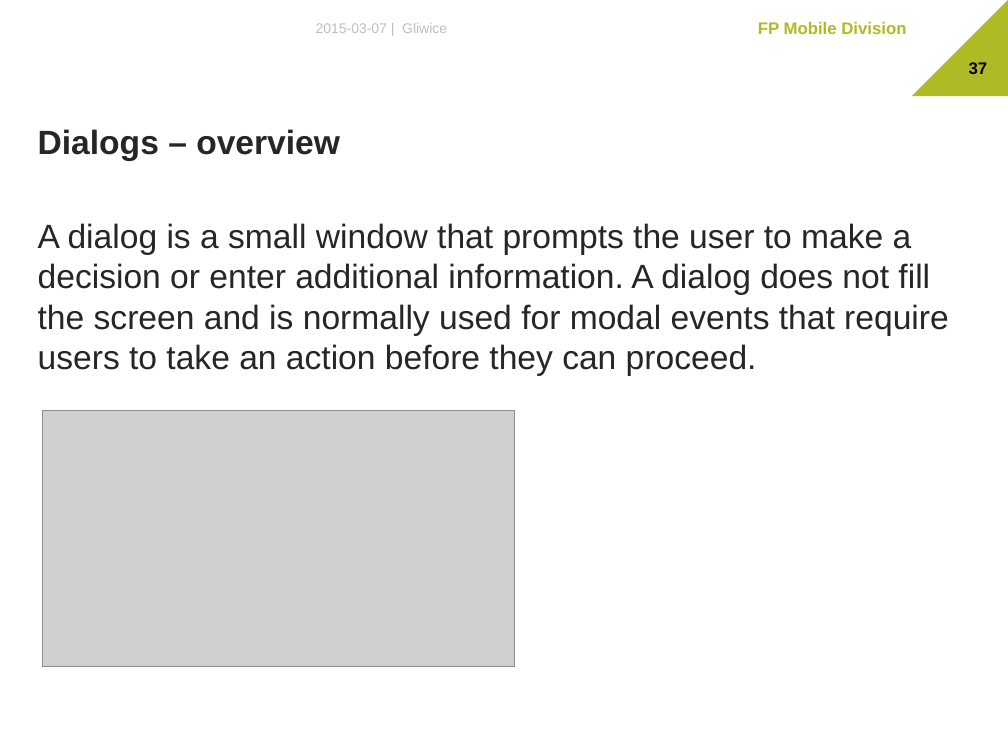
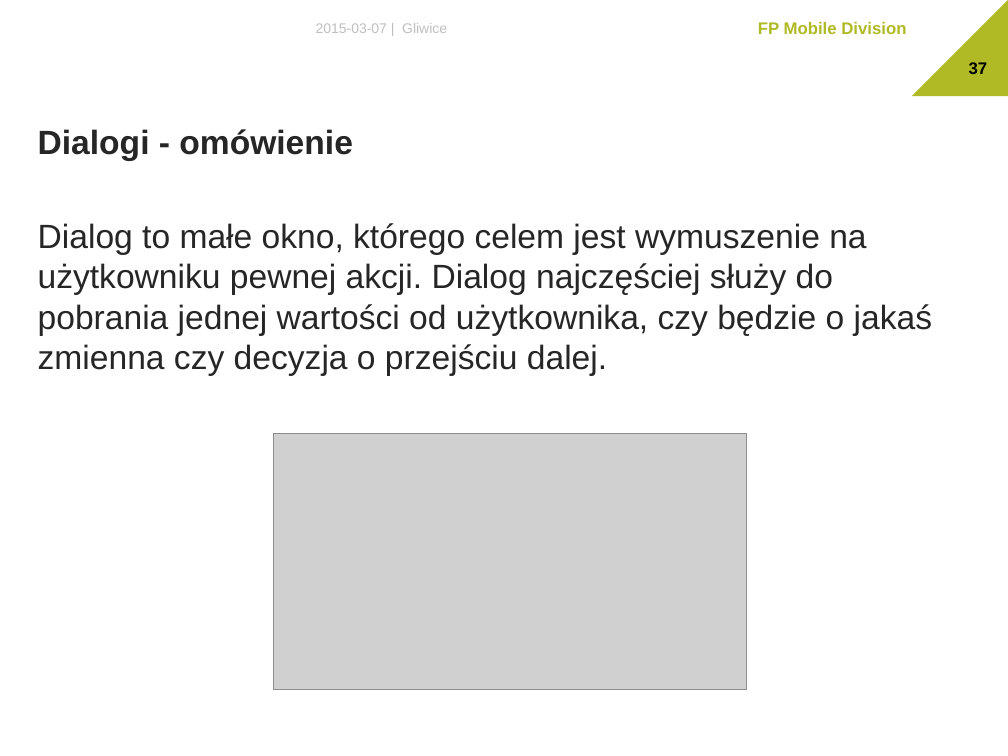
Before and after one commit to The-Lizard-Project/android-basics, a slide deck: slide 37 of Dokumenty/Presentation.pptx. Drawn at 1008x756 pixels with LibreOffice and Linux fonts; fonts in the diff are those of the drawing; grey boxes stand for pictures; background and template pictures are left out. Boxes give left, top, right and bottom in pixels: in the first picture for what was removed or moved away, otherwise in the second. Text is boxed around its words. In the diff, an @@ line names an element or a change of style, - is before the commit and + after.

```diff
--- a/Dokumenty/Presentation.pptx
+++ b/Dokumenty/Presentation.pptx
@@ text at (38,129,932,376): text changed @@
-Dialogs – overview
-A dialog is a small window that prompts the user to make a decision or enter additional information. A dialog does not fill the screen and is normally used for modal events that require users to take an action before they can proceed.
+Dialogi - omówienie
+Dialog to małe okno, którego celem jest wymuszenie na użytkowniku pewnej akcji. Dialog najczęściej służy do pobrania jednej wartości od użytkownika, czy będzie o jakaś zmienna czy decyzja o przejściu dalej.
@@ picture: place and size @@
-picture at (42,410,515,666)
+picture at (274,433,747,689)
```
Also in this commit, not shown: 6 other slides changed, 2 other files.
